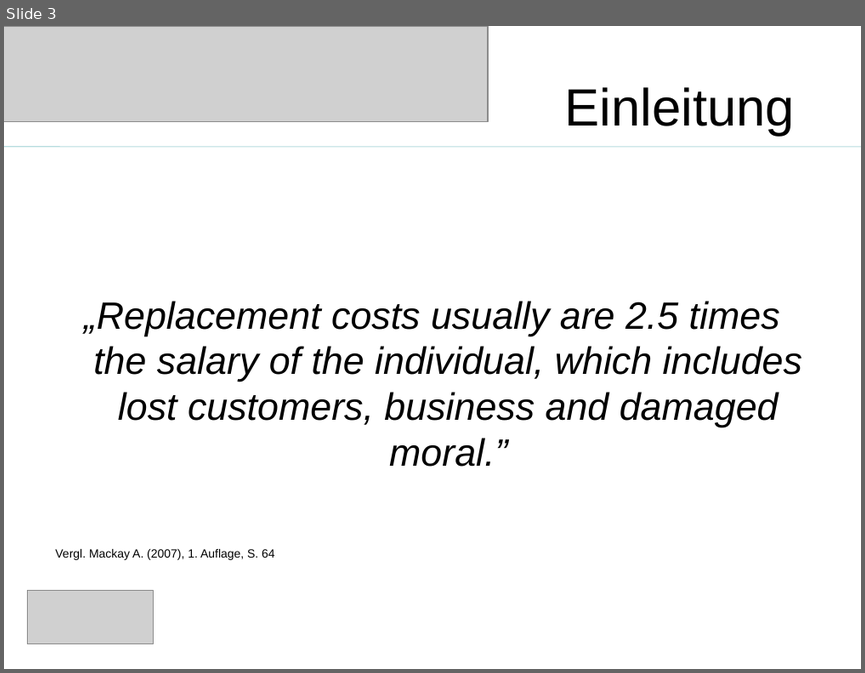
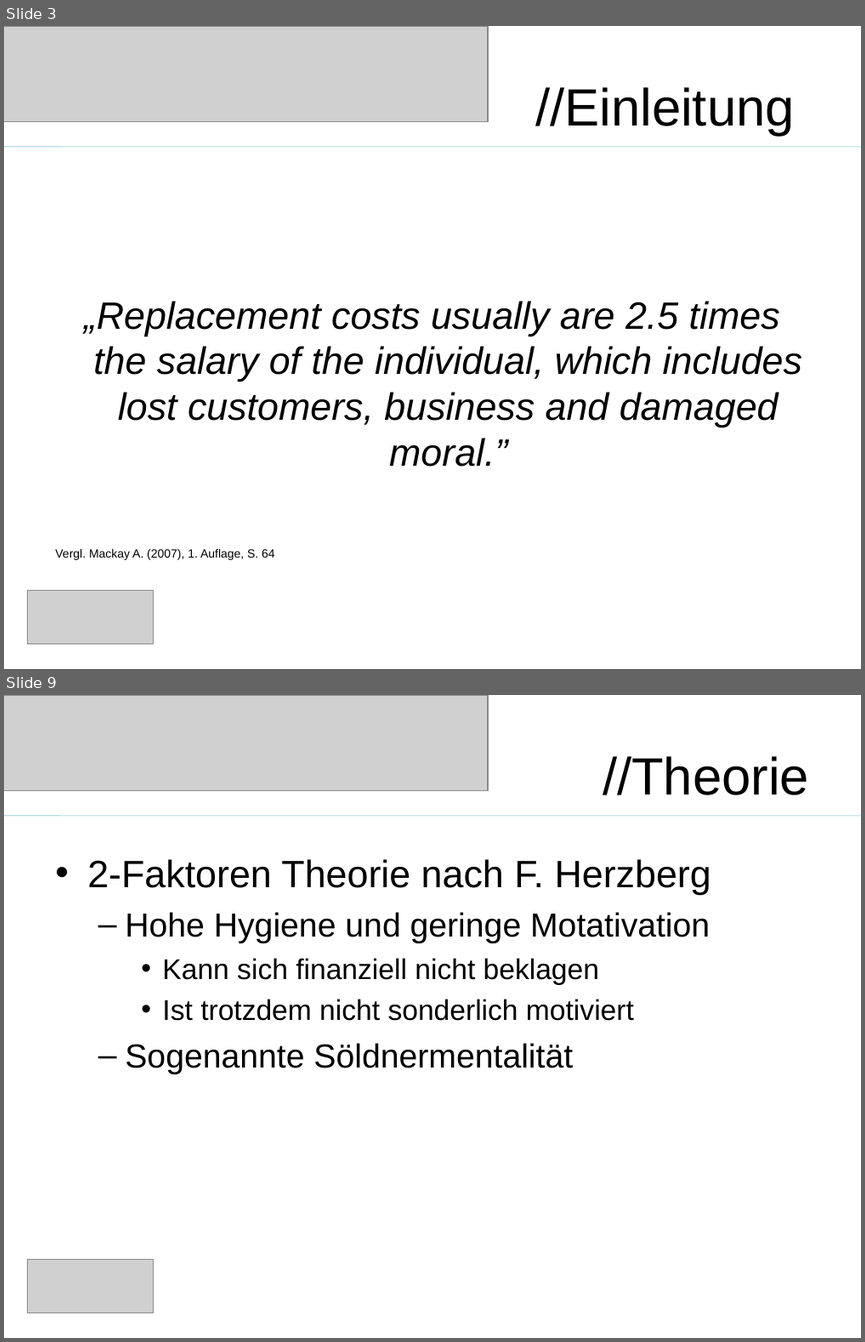
Before and after one commit to saw303/masterstudy, a slide deck: disposition/Präsentation.ppt. Shown one above the other, each under a label of ours: slide 3 before the commit, slides 3 and 9 after it; the slides between them are not shown. The pictures are 865x673 and 865x1342 pixels, drawn with LibreOffice and Linux fonts; fonts in the diff are those of the drawing; grey boxes stand for pictures. Boxes give left, top, right and bottom in pixels: in the first picture for what was removed or moved away, otherwise in the second. Text is boxed around its words. In the diff, an @@ line names an element or a change of style, - is before the commit and + after.

```diff
--- a/disposition/Präsentation.ppt
+++ b/disposition/Präsentation.ppt
@@ slide 9 added at (4,695,861,1338), background #FFFFFF @@
@@ picture added at (4,695,488,790) @@
@@ title added at (602,756,809,795), 44 pt, text #000000 @@
+//Theorie
@@ line added from (4, 816) to (861, 816), #B6DCDF 0.74 pt @@
@@ text added at (87,859,711,1074), 24 pt, text #000000 @@
+• 2-Faktoren Theorie nach F. Herzberg
+  – Hohe Hygiene und geringe Motativation
+    • Kann sich finanziell nicht beklagen
+    • Ist trotzdem nicht sonderlich motiviert
+  – Sogenannte Söldnermentalität
@@ picture added at (27,1259,153,1313) @@
@@ slide 3 changed as well @@
@@ title at (535,87,794,136): text changed @@
-Einleitung
+//Einleitung
```
Also in this commit, not shown: 9 other slides changed, 7 other slides added, 5 slides removed, 1 other file.
